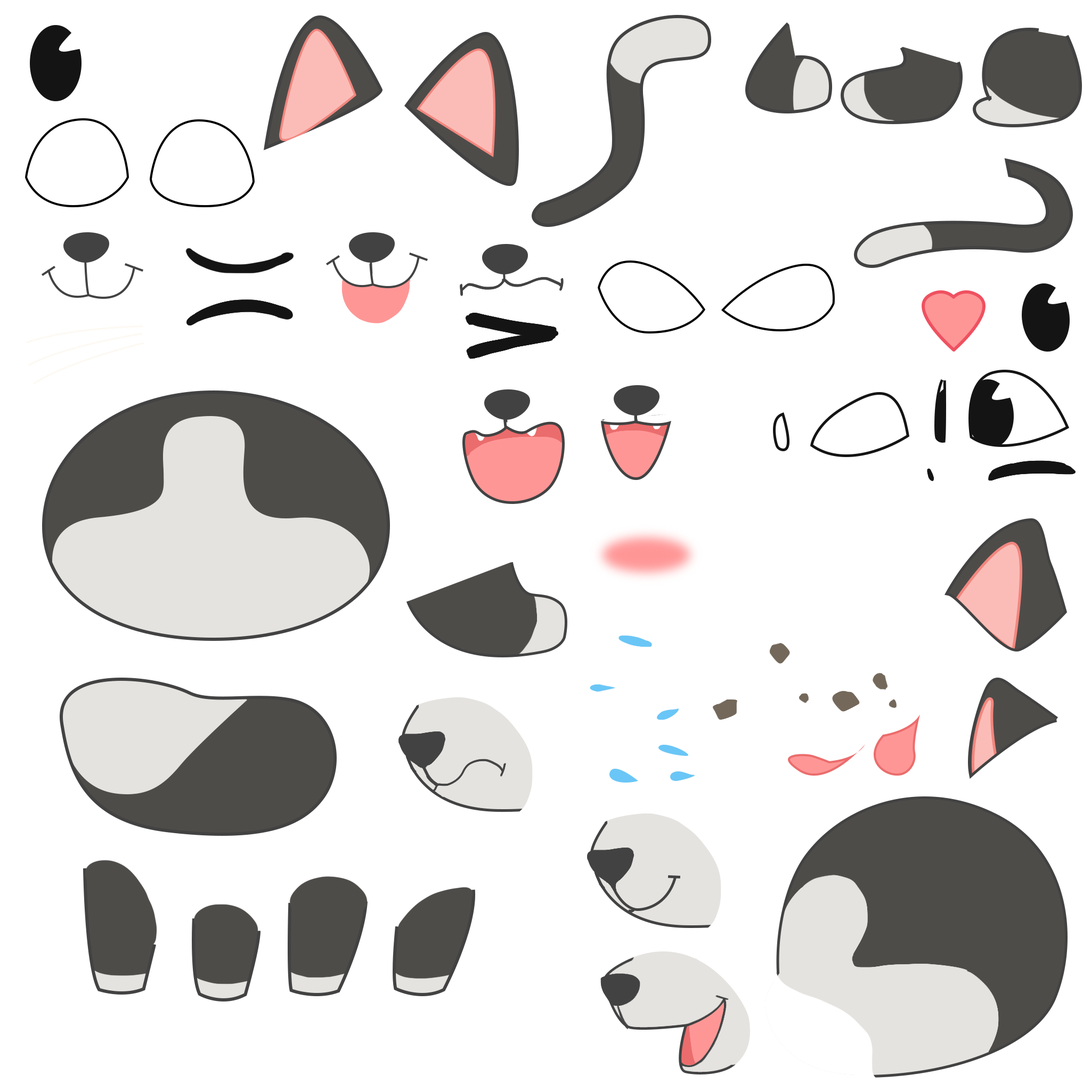
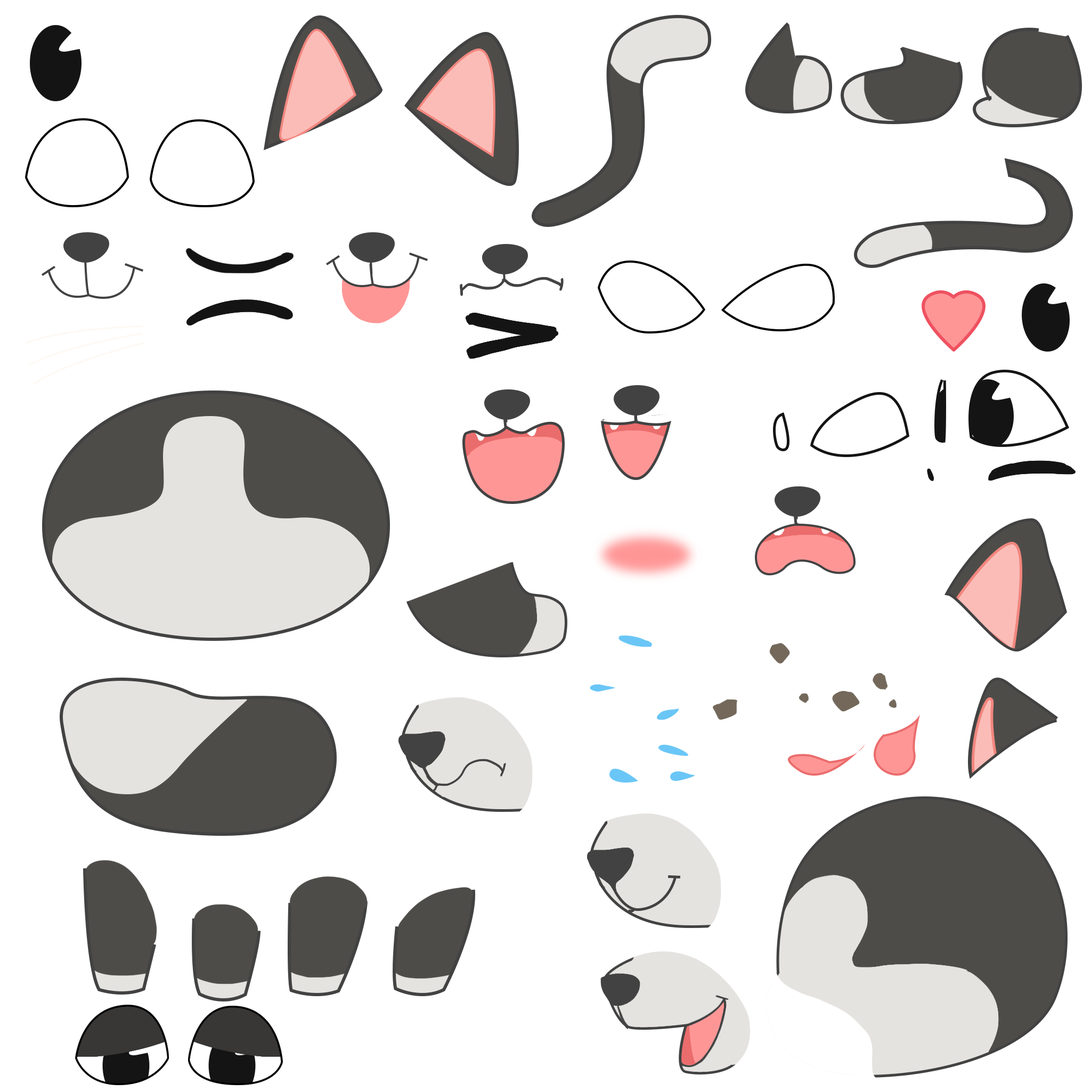
Revision of a layered (1091, 1091) image; what changed, layer by layer:
added layer "Layer 23" in group "Meo copy" over <box>755,486,856,576</box>
added layer "Layer 21 copy" in group "Meo copy" over <box>188,1006,284,1086</box>
added layer "Layer 21" in group "Meo copy" over <box>75,1005,169,1086</box>
